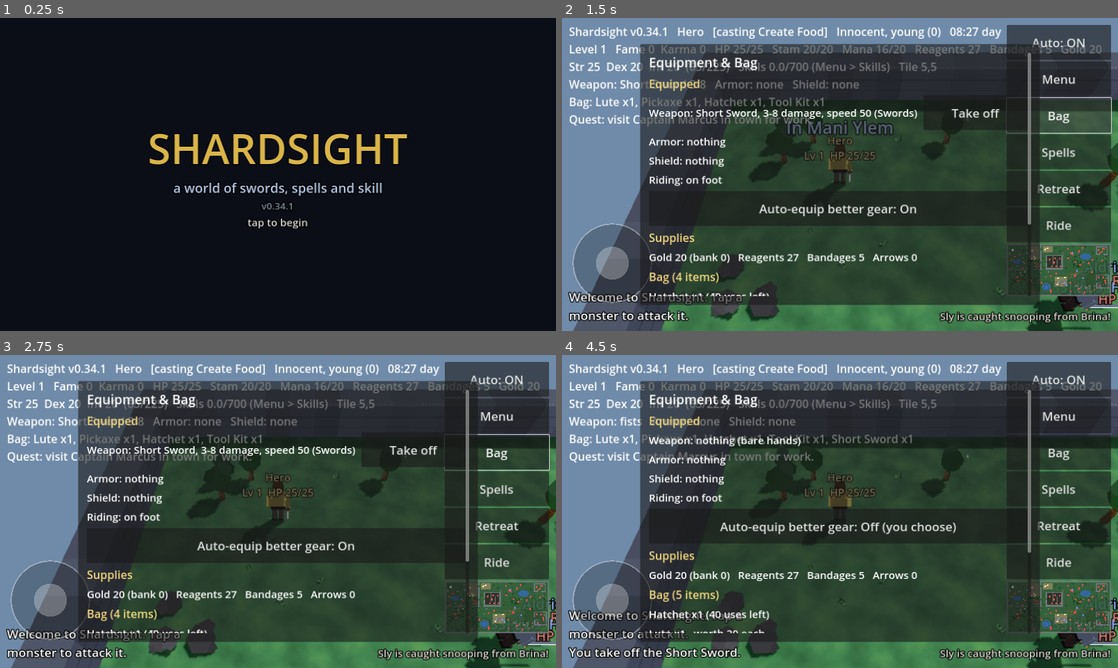
Above: before the commit, frames 1-4 (two rows, left to right).
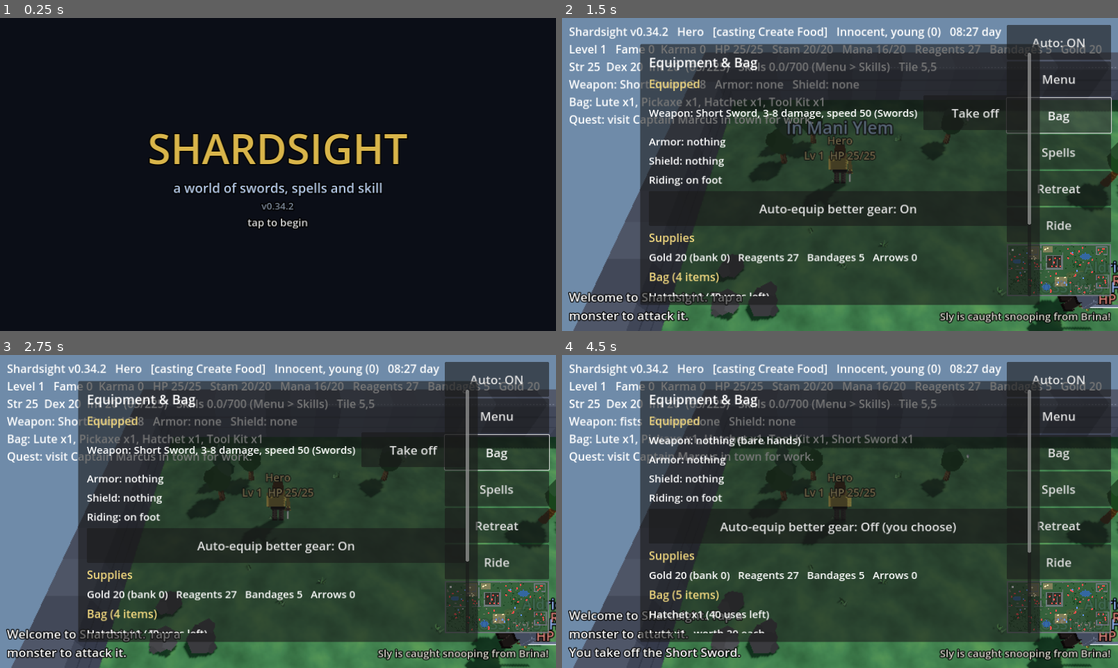
Above: after the commit, the same moments.

Repository: luckovsdeniss-denlu/Shardsight
Game: Godot game, scene res://scenes/main.tscn
The game is run twice, just before and just after one commit, with the same random seed, the same clock (stepped at 60 frames per second) and the same inputs.
Inputs:
- Up to frame 1 (0.25 s): no input
- Up to frame 2 (1.5 s): click "Auto: ON" at 0.5 s; click "Bag" at 1.25 s
- Up to frame 3 (2.75 s): click "Spells" at 2 s
- Up to frame 4 (4.5 s): click "Retreat" at 2.75 s; click "Ride" at 3.5 s; click "Take off" at 4.25 s

The runs differ from the first frame. In frame 1, less than 0.1% of the frame differs, in the area x 51-53%, y 59-62%; in frame 2, 1.5%, in the area x 1-20%, y 2-92%; in frame 3, 1.5%; in frame 4, 1.5%.

Commit message:
v0.34.2: remove the on-screen thumb stick (tap or hold to walk)
Co-Authored-By: Claude Opus 5.5 <noreply@anthropic.com>
Claude-Session: https://claude.ai/code/session_01H6LNxUGdbevPyoRQBBzvxK

Diff:
--- a/project.godot
+++ b/project.godot
@@ -4,7 +4,7 @@
 [application]
 
 config/name="Shardsight"
-config/version="0.34.1"
+config/version="0.34.2"
 run/main_scene="res://scenes/main.tscn"
 config/features=PackedStringArray("4.3", "GL Compatibility")
 config/icon="res://icon.svg"
--- a/scripts/joystick.gd
+++ /dev/null
@@ -1,65 +0,0 @@
-class_name Joystick
-extends Control
-## An on-screen thumb stick: drag inside the circle to walk. `vector` is the stick position
-## (length 0..1, y down = towards the bottom of the screen). Works with touch and the mouse.
-
-const RADIUS := 90.0
-const KNOB := 38.0
-
-var vector := Vector2.ZERO
-var _finger := -2               # touch index in use (-1: the mouse), -2: none
-
-
-func _ready() -> void:
-	custom_minimum_size = Vector2(RADIUS * 2.0 + 20.0, RADIUS * 2.0 + 20.0)
-	mouse_filter = Control.MOUSE_FILTER_STOP
-
-
-func _center() -> Vector2:
-	return size / 2.0
-
-
-func _gui_input(event: InputEvent) -> void:
-	if event is InputEventScreenTouch:
-		var t := event as InputEventScreenTouch
-		if t.pressed and _finger == -2 and t.position.distance_to(_center()) <= RADIUS * 1.2:
-			_finger = t.index
-			_move(t.position)
-		elif not t.pressed and t.index == _finger:
-			_release()
-		accept_event()
-	elif event is InputEventScreenDrag:
-		var dr := event as InputEventScreenDrag
-		if dr.index == _finger:
-			_move(dr.position)
-		accept_event()
-	elif event is InputEventMouseButton and (event as InputEventMouseButton).button_index == MOUSE_BUTTON_LEFT:
-		var b := event as InputEventMouseButton
-		if b.pressed and _finger == -2:
-			_finger = -1
-			_move(b.position)
-		elif not b.pressed and _finger == -1:
-			_release()
-		accept_event()
-	elif event is InputEventMouseMotion and _finger == -1:
-		_move((event as InputEventMouseMotion).position)
-		accept_event()
-
-
-func _move(p: Vector2) -> void:
-	var v := (p - _center()) / RADIUS
-	vector = v.limit_length(1.0)
-	queue_redraw()
-
-
-func _release() -> void:
-	_finger = -2
-	vector = Vector2.ZERO
-	queue_redraw()
-
-
-func _draw() -> void:
-	var c := _center()
-	draw_circle(c, RADIUS, Color(0, 0, 0, 0.22))
-	draw_arc(c, RADIUS, 0.0, TAU, 48, Color(1, 1, 1, 0.35), 3.0)
-	draw_circle(c + vector * RADIUS, KNOB, Color(1, 1, 1, 0.45 if _finger != -2 else 0.28))
--- a/scripts/main.gd
+++ b/scripts/main.gd
@@ -6,7 +6,6 @@
 const CAM_OFFSET := Vector3(0.0, 9.0, 7.0)
 const MANUAL_PAUSE := 4.0      # seconds auto mode waits after a tap
 const LOG_LINES := 6
-const JOYSTICK_LIFT := 240.0         # room under the thumb stick for the six log lines
 const DEFAULT_RUNE := Vector2i(25, 13)
 const GATE_SECONDS := 20.0
 const VENDOR_HIRE_COST := 100
@@ -19,7 +18,6 @@
 var corpses: Array[Corpse] = []
 var hero: Entity
 var guilds := Guilds.new()
-var joystick := Joystick.new()
 var music := Music.new()
 var weather := "clear"           # clear, rain, storm or fog
 var _weather_timer := 240.0
@@ -28,7 +26,6 @@
 var _music_timer := 0.0
 var rain: CPUParticles3D
 var rain_sound := AudioStreamPlayer.new()
-var _joy_timer := 0.0
 var retreat_button: Button
 var ride_button: Button
 var players_panel: Control
@@ -131,7 +128,7 @@
 	hud.add_theme_font_size_override("font_size", 26)
 	layer.add_child(hud)
 
-	# Event log: pinned to the lower-left corner (the thumb stick sits above it). The containers
+	# Event log: pinned to the lower-left corner. The containers
 	# are full-screen but ignore the mouse, so taps still reach the game. No background; a thick
 	# outline keeps it readable.
 	var margin := MarginContainer.new()
@@ -172,12 +169,6 @@
 	world_label.horizontal_alignment = HORIZONTAL_ALIGNMENT_RIGHT
 	world_label.size_flags_horizontal = Control.SIZE_SHRINK_END
 	wcolumn.add_child(world_label)
-
-	# The thumb stick, on the left just above the log (which has the corner).
-	layer.add_child(joystick)
-	joystick.set_anchors_and_offsets_preset(Control.PRESET_BOTTOM_LEFT, Control.PRESET_MODE_MINSIZE, 16)
-	joystick.offset_top -= JOYSTICK_LIFT
-	joystick.offset_bottom -= JOYSTICK_LIFT
 
 	var corner := VBoxContainer.new()
 	corner.grow_horizontal = Control.GROW_DIRECTION_BEGIN
@@ -2528,26 +2519,6 @@
 		_tap((event as InputEventMouseMotion).position)
 
 
-## The thumb stick walks the hero (relative to the camera) and, like a tap, pauses Auto.
-func _joystick_step(delta: float) -> void:
-	_joy_timer -= delta
-	var v := joystick.vector
-	if v.length() < 0.25 or hero.dead or _joy_timer > 0.0:
-		return
-	_joy_timer = 0.12
-	hero.pause = MANUAL_PAUSE
-	hero.target = null                     # walking away breaks off a fight
-	hero.recovering = false
-	hero.loot_target = null
-	hero.gather_tile = Vector2i(-1, -1)
-	hero.crafting_trip = false
-	var dir := Vector3(v.x, 0.0, v.y).normalized().rotated(Vector3.UP, property.cam_yaw)
-	for step: float in [2.0, 1.2, 0.7]:
-		var dest: Vector3 = hero.position + dir * step
-		if not world.is_blocked(world.to_tile(dest)) and hero.go_to(dest):
-			return
-
-
 ## Intersects the camera ray through `screen` with the ground plane (y = 0).
 func _tap(screen: Vector2) -> void:
 	if hero.dead:
@@ -2682,7 +2653,6 @@
 		return
 	if autotest:
 		_autotest_tick(delta)
-	_joystick_step(delta)
 	_update_retreat_button()
 	if not _tips_left.is_empty():
 		_tip_timer -= delta
Not shown, changed: CHANGELOG.md
